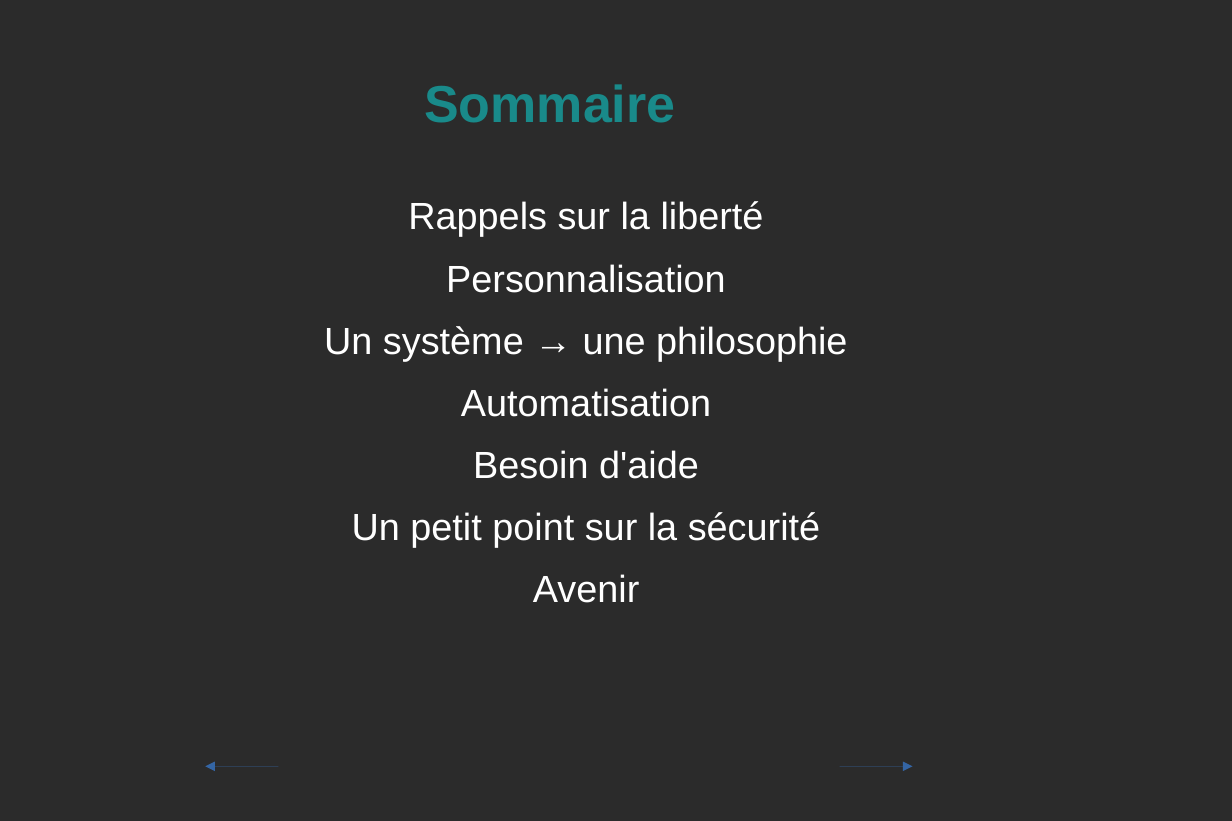
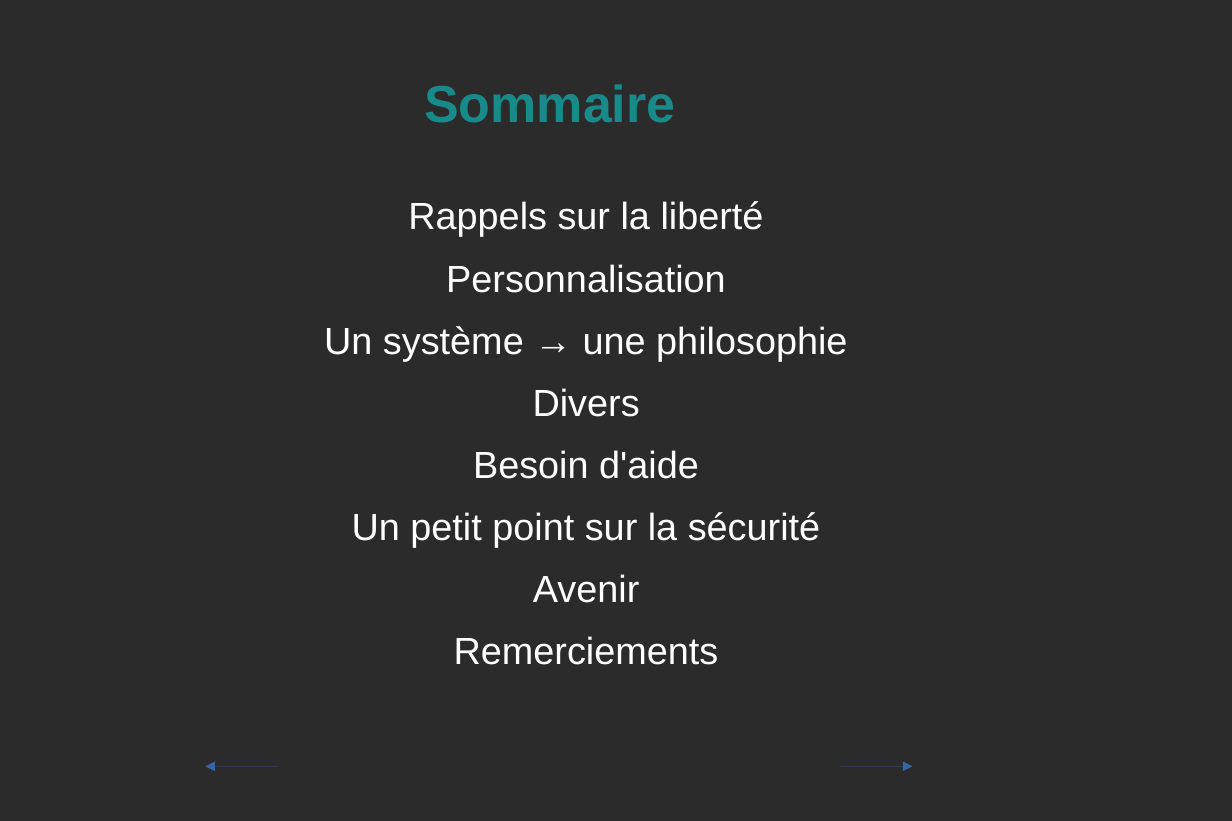
Before and after one commit to KaneRoot/public, a slide deck: slide 2 of licence_s4/com/diaporama_explicite_pas_complet.odp. Drawn at 1232x821 pixels with LibreOffice and Linux fonts; fonts in the diff are those of the drawing; background and template pictures are left out; a plain dark background stands for a picture behind light text. Boxes give left, top, right and bottom in pixels: in the first picture for what was removed or moved away, otherwise in the second. Text is boxed around its words. In the diff, an @@ line names an element or a change of style, - is before the commit and + after.

```diff
--- a/licence_s4/com/diaporama_explicite_pas_complet.odp
+++ b/licence_s4/com/diaporama_explicite_pas_complet.odp
@@ text at box(533, 388, 640, 417): text changed @@
-Automatisation
+Divers
@@ text at box(454, 636, 719, 665): paragraph added @@
+Remerciements
```
Also in this commit, not shown: 7 other slides changed.
